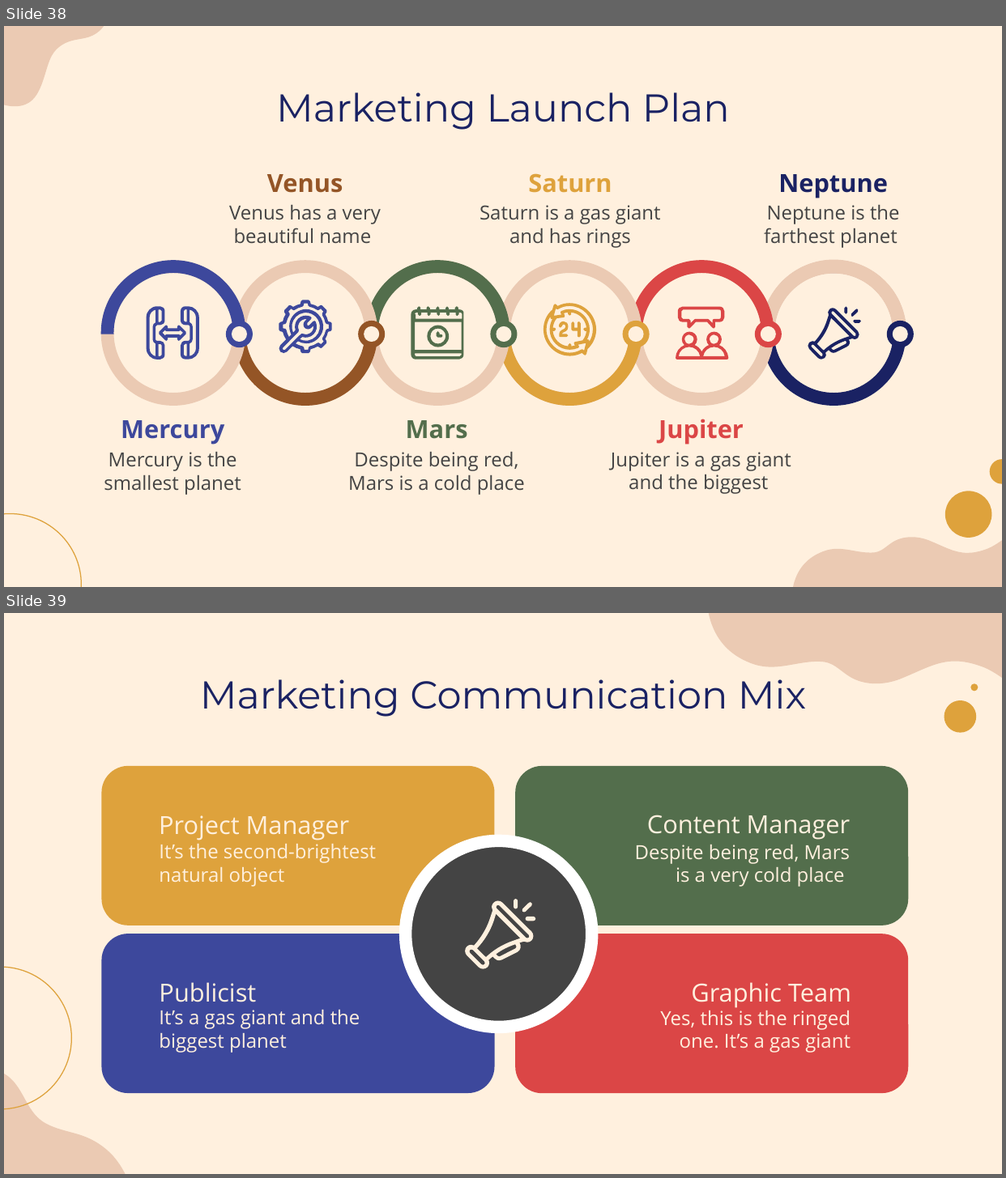
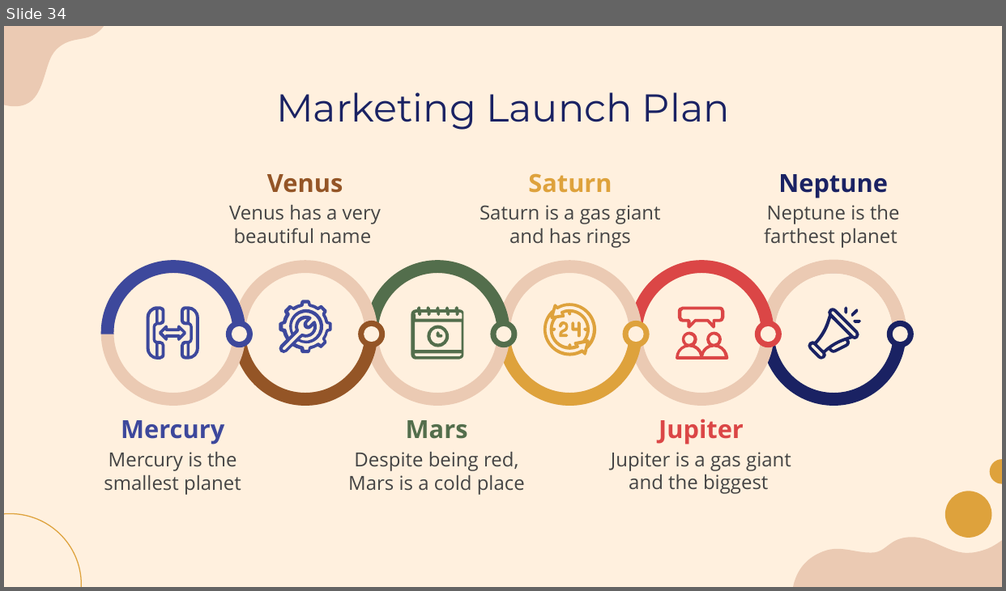
Before and after one commit to laibabintatahir/SRS-HMS, a slide deck: SRS.pptx. Shown one above the other, each under a label of ours: slides 38 and 39 before the commit, slide 34 after it. The pictures are 1006x1178 and 1006x591 pixels, drawn with LibreOffice and Linux fonts; fonts in the diff are those of the drawing. Boxes give left, top, right and bottom in pixels: in the first picture for what was removed or moved away, otherwise in the second. Text is boxed around its words. In the diff, an @@ line names an element or a change of style, - is before the commit and + after.

```diff
--- a/SRS.pptx
+++ b/SRS.pptx
@@ slide 39 removed at [4,613,1002,1174], background #FFF0DE @@
@@ freeform shape removed at [709,613,1002,683] @@
@@ title removed at [200,679,806,717] @@
-Marketing Communication Mix
@@ freeform shape removed at [971,683,978,691] @@
@@ freeform shape removed at [944,700,976,733] @@
@@ rounded rectangle removed at [102,765,495,926] @@
@@ rounded rectangle removed at [515,765,908,926] @@
@@ text removed at [159,815,350,841] @@
-Project Manager
@@ text removed at [647,815,850,840] @@
-Content Manager
@@ text removed at [159,844,376,887] @@
-It’s the second-brightest natural object
@@ freeform shape removed at [405,841,592,1027] @@
@@ text removed at [635,845,850,887] @@
-Despite being red, Mars is a very cold place
@@ group removed at [464,900,535,969]: 4 freeform shapes @@
@@ rounded rectangle removed at [102,935,495,1094] @@
@@ rounded rectangle removed at [515,935,908,1094] @@
@@ ellipse removed at [4,967,72,1110] @@
@@ text removed at [159,982,256,1003] @@
-Publicist
@@ text removed at [691,982,851,1008] @@
-Graphic Team
@@ text removed at [159,1010,360,1053] @@
-It’s a gas giant and the
-biggest planet
@@ text removed at [660,1011,850,1053] @@
-Yes, this is the ringed one. It’s a gas giant
@@ freeform shape removed at [4,1030,151,1174] @@
@@ what was slide 38 is now slide 34 @@
```
Also in this commit, not shown: 15 slides changed, 8 other slides removed.
